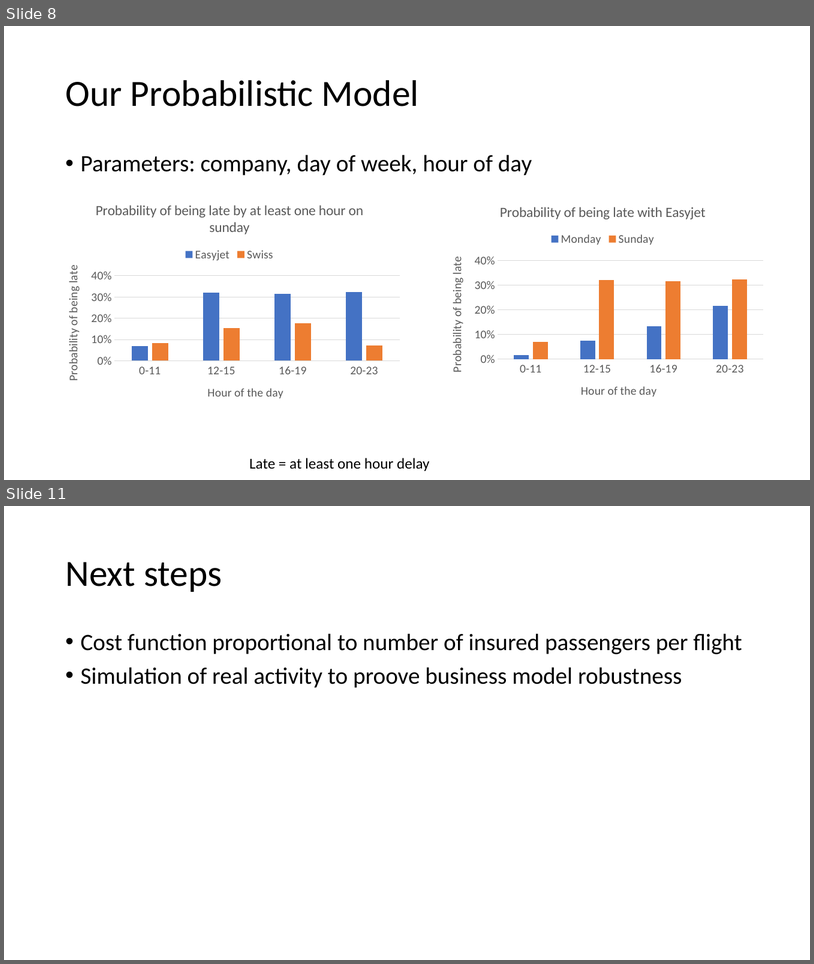
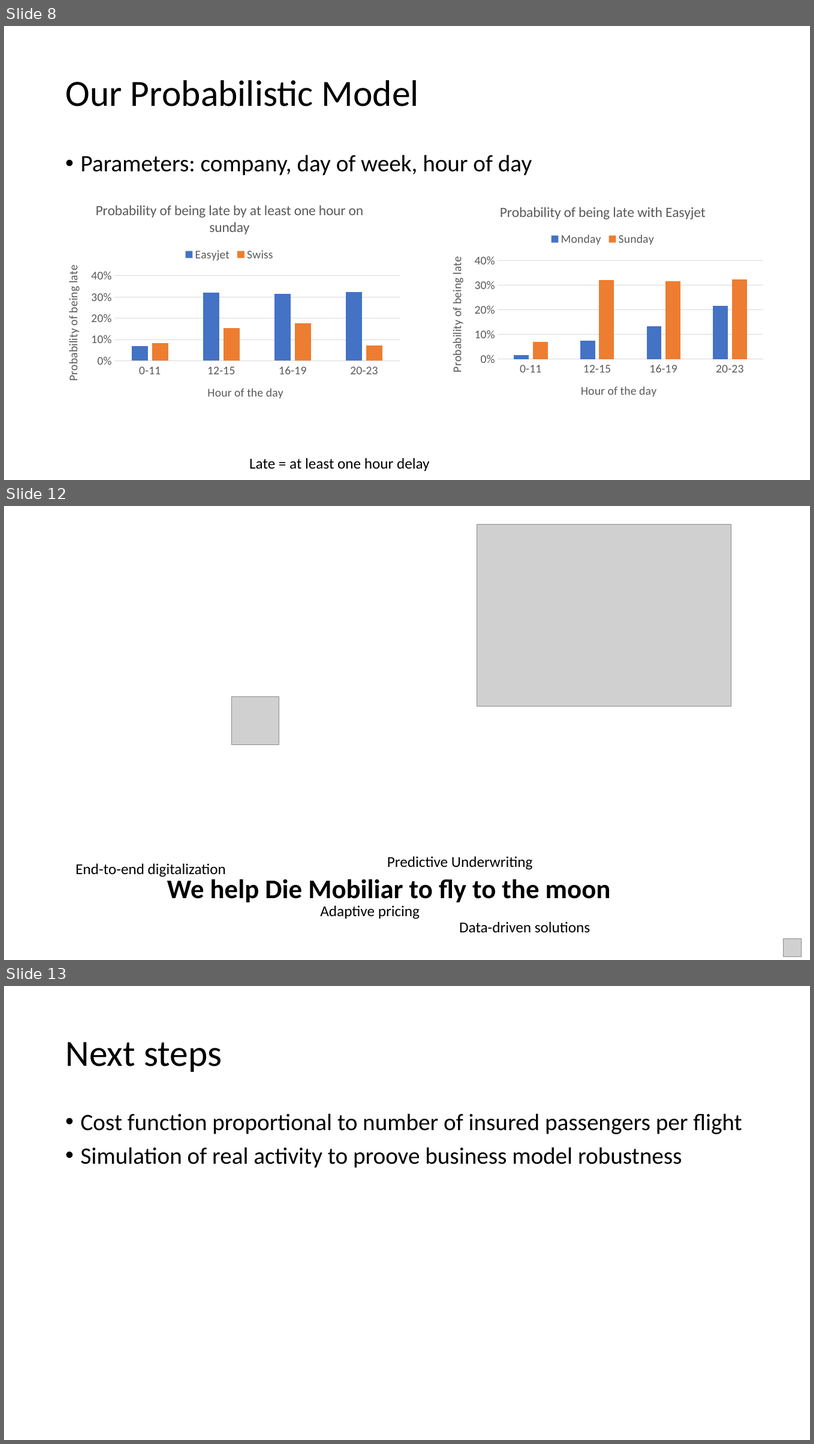
Before and after one commit to CDays2018Mobi/unchained-flight-insurance, a slide deck: unchained-flight-insurance-web/Notes techniques.pptx. Shown one above the other, each under a label of ours: slides 8 and 11 before the commit, slides 8, 12 and 13 after it; the slides between them are not shown. The pictures are 814x964 and 814x1444 pixels, drawn with LibreOffice and Linux fonts; fonts in the diff are those of the drawing; grey boxes stand for pictures; background and template pictures are left out. Boxes give left, top, right and bottom in pixels: in the first picture for what was removed or moved away, otherwise in the second. Text is boxed around its words. In the diff, an @@ line names an element or a change of style, - is before the commit and + after.

```diff
--- a/unchained-flight-insurance-web/Notes techniques.pptx
+++ b/unchained-flight-insurance-web/Notes techniques.pptx
@@ slide 12 added at (4, 506, 810, 960), background picture (left out) @@
@@ picture added at (477, 525, 732, 706) @@
@@ picture added at (231, 697, 279, 744) @@
@@ text added at (75, 863, 226, 877), 18 pt, text #000000 @@
+End-to-end digitalization
@@ text added at (387, 856, 533, 870), 18 pt, text #000000 @@
+Predictive Underwriting
@@ text added at (167, 879, 611, 902), 32 pt, text #000000, bold @@
+We help Die Mobiliar to fly to the moon
@@ text added at (320, 905, 420, 919), 18 pt, text #000000 @@
+Adaptive pricing
@@ text added at (459, 921, 590, 933), 18 pt, text #000000 @@
+Data-driven solutions
@@ picture added at (784, 939, 802, 957) @@
@@ what was slide 11 is now slide 13 @@
```
Also in this commit, not shown: 1 slide changed, 1 other slide added.
